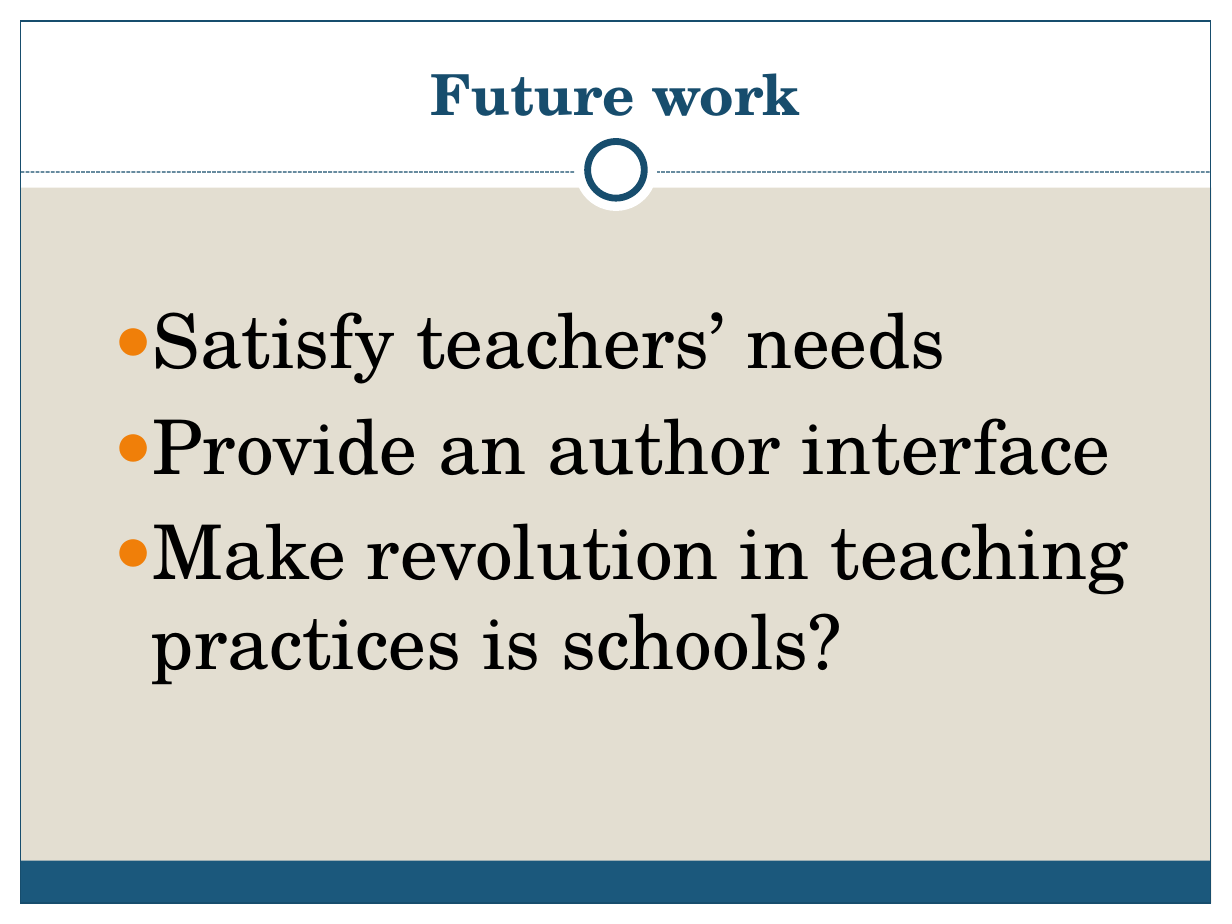
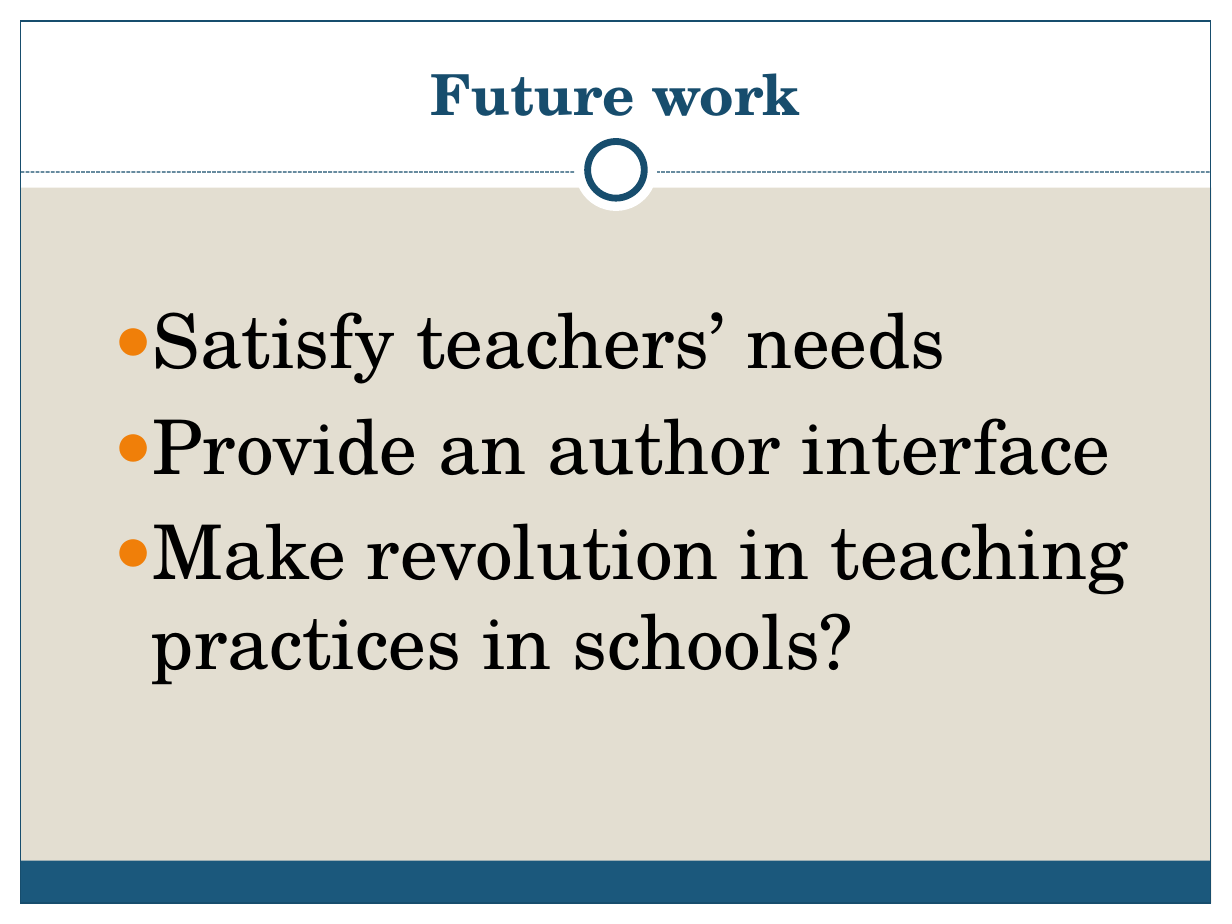
Before and after one commit to emivulpe/weave, a slide deck: slide 17 of presentation/WEAVE presentation.pptx. Drawn at 1232x924 pixels with LibreOffice and Linux fonts; fonts in the diff are those of the drawing. Boxes give left, top, right and bottom in pixels: in the first picture for what was removed or moved away, otherwise in the second. Text is boxed around its words. In the diff, an @@ line names an element or a change of style, - is before the commit and + after.

```diff
--- a/presentation/WEAVE presentation.pptx
+++ b/presentation/WEAVE presentation.pptx
@@ text at <box>151,523,1129,685</box>: text changed @@
-● Make revolution in teaching practices is schools?
+● Make revolution in teaching practices in schools?
```
Also in this commit, not shown: 8 other slides changed, 2 slides added, 25 other files.
